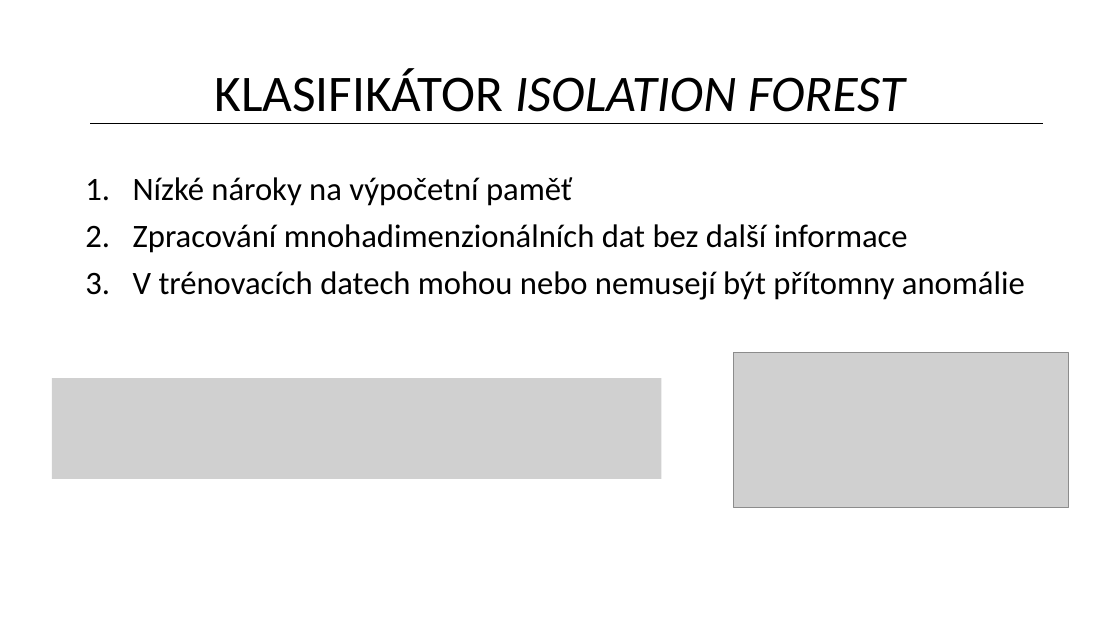
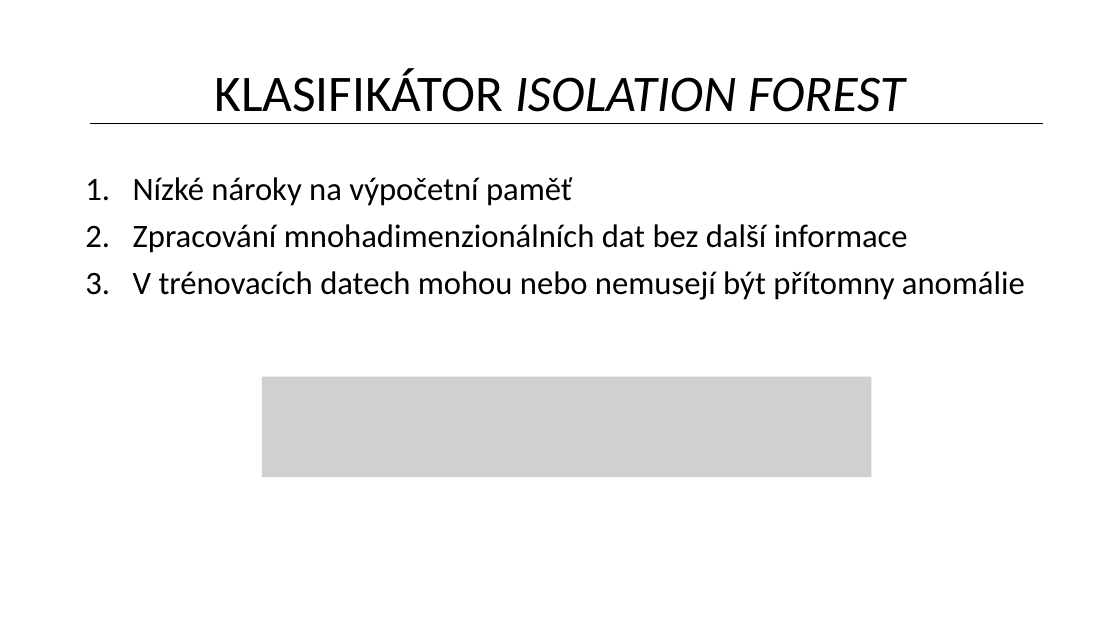
Before and after one commit to kitt10/iot, a slide deck: slide 10 of egs/smarthome/doc/presentation/main.pptx. Drawn at 1120x630 pixels with LibreOffice and Linux fonts; fonts in the diff are those of the drawing; grey boxes stand for pictures. Boxes give left, top, right and bottom in pixels: in the first picture for what was removed or moved away, otherwise in the second. Text is boxed around its words. In the diff, an @@ line names an element or a change of style, - is before the commit and + after.

```diff
--- a/egs/smarthome/doc/presentation/main.pptx
+++ b/egs/smarthome/doc/presentation/main.pptx
@@ picture removed at (734,353,1068,507) @@
@@ picture: place and size @@
-picture at (52,378,662,479)
+picture at (262,376,872,477)
```
Also in this commit, not shown: 1 slide removed, 1 other file.
